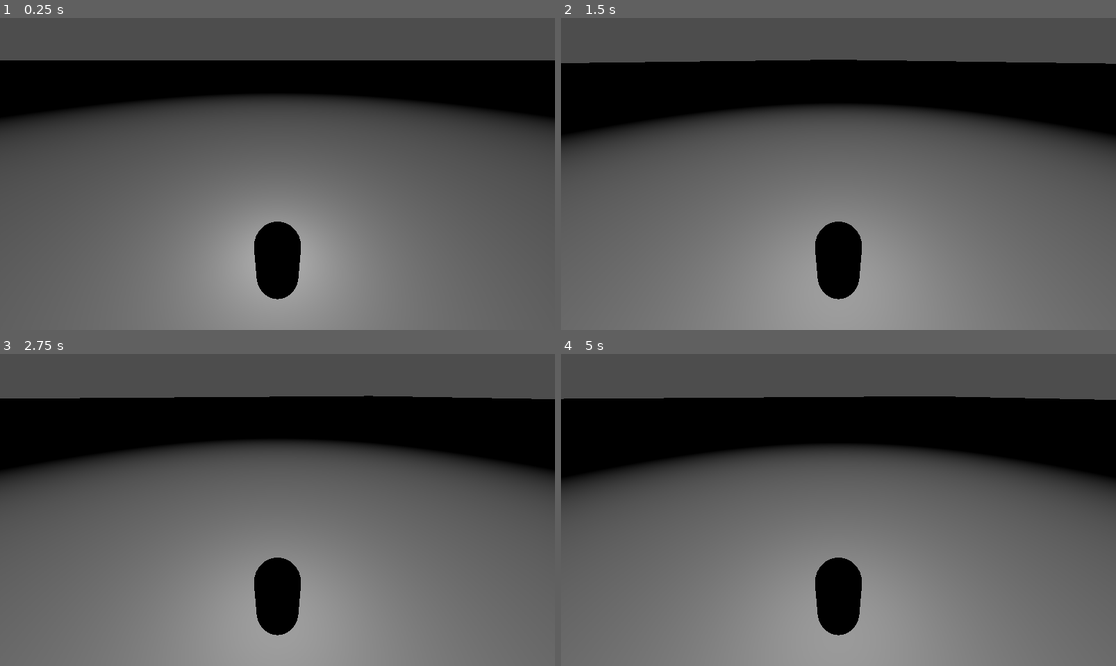
Above: before the commit, frames 1-4 (two rows, left to right).
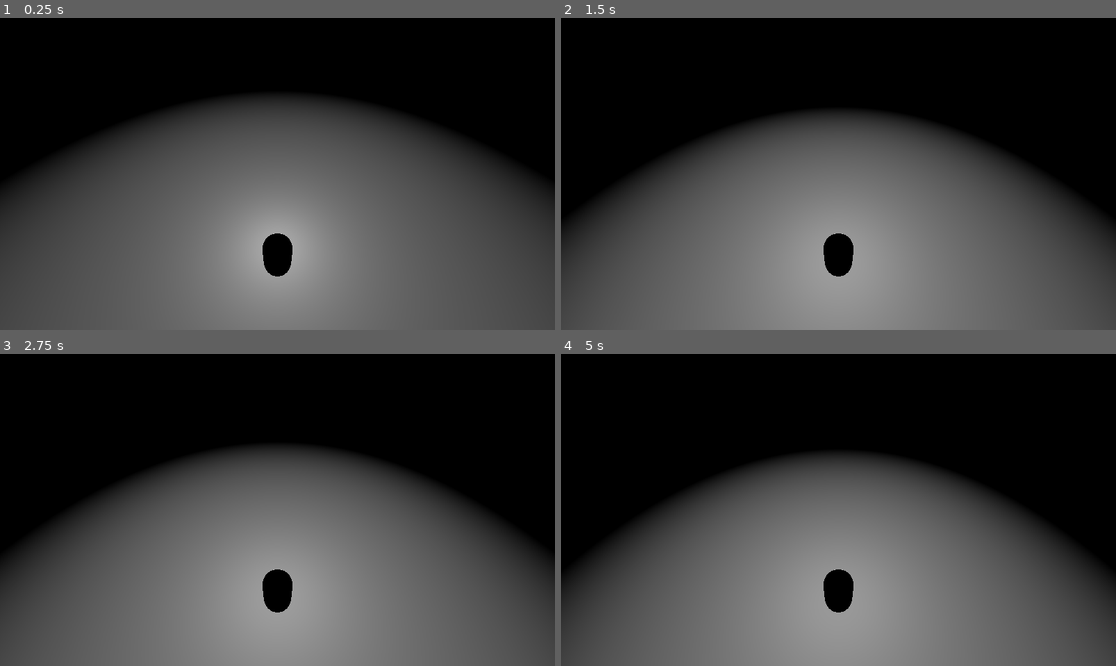
Above: after the commit, the same moments.

Repository: Knight-XAura/Illuminated-Ruler
Game: Godot game, scene res://world.tscn
Same seed, same stepped clock (60 frames per second), same inputs: the game is played once before the commit and once after it. The project has no main scene, so this scene is started directly.
Inputs (mouse positions are in pixels of both pictures, inside the frame that each line leads up to):
- Up to frame 1 (0.25 s): no input
- Up to frame 2 (1.5 s): tap Enter at 0.5 s; move the mouse to (960, 158) at 0.52 s; hold D (move_right) 0.53-1.28 s; tap Space (jump) at 0.77 s; move the mouse to (727, 189) at 1.27 s; hold S (move_backward) from 1.28 s (still down)
- Up to frame 3 (2.75 s): tap Space (jump) at 1.52, 2 s; move the mouse to (333, 441) at 2.02 s; release S (move_backward) at 2.03 s; hold D (move_right) from 2.03 s (still down)
- Up to frame 4 (5 s): move the mouse to (810, 572) at 2.77 s; release D (move_right) at 2.78 s; hold W (move_forward) 2.78-3.53 s; tap Space (jump) at 3.02, 3.77, 4.52 s; move the mouse to (1005, 556) at 3.52 s; hold A (move_left) from 3.53 s (still down); tap Enter at 4.25 s; move the mouse to (672, 463) at 4.27 s

The runs differ from the first frame. In frame 1, 35% of the frame differs, in the area x 0-100%, y 0-100%; in frame 2, 43%; in frame 3, 43%; in frame 4, 45%.

Commit message:
Updated top-down view

Diff:
--- a/Character.tscn
+++ b/Character.tscn
@@ -10,7 +10,7 @@
 script = ExtResource("1_jux0m")
 
 [node name="Camera3D" type="Camera3D" parent="."]
-transform = Transform3D(1, -5.2318e-16, 3.02058e-16, 3.02058e-16, 0.866025, 0.5, -5.2318e-16, -0.5, 0.866025, 2.08165e-12, 5, 3)
+transform = Transform3D(1, -5.95416e-16, 2.4663e-16, 2.4663e-16, 0.707107, 0.707107, -5.95416e-16, -0.707107, 0.707107, 2.08165e-12, 8, 3)
 current = true
 
 [node name="MeshInstance3D" type="MeshInstance3D" parent="."]
@@ -24,5 +24,5 @@
 [node name="OmniLight3D" type="OmniLight3D" parent="."]
 transform = Transform3D(1, 0, 0, 0, 1, 0, 0, 0, 1, 2.08165e-12, 1.5, -0.67)
 light_energy = 16.0
-omni_range = 16.0
+omni_range = 8.0
 omni_attenuation = 0.25
